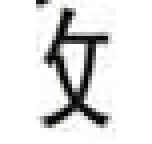
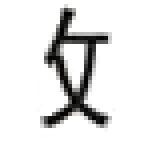
Comparing the layer stacks of the two 152x144 images. Changes:
painted on "Pasted Layer" over [36, 0, 116, 140]
